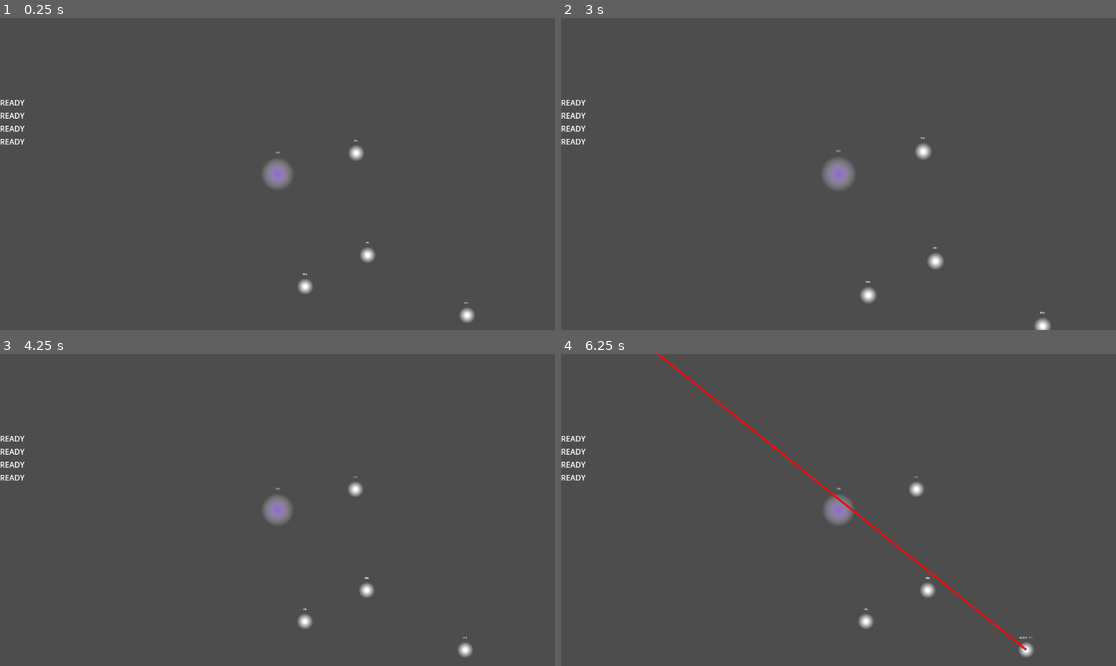
Above: before the commit, frames 1-4 (two rows, left to right).
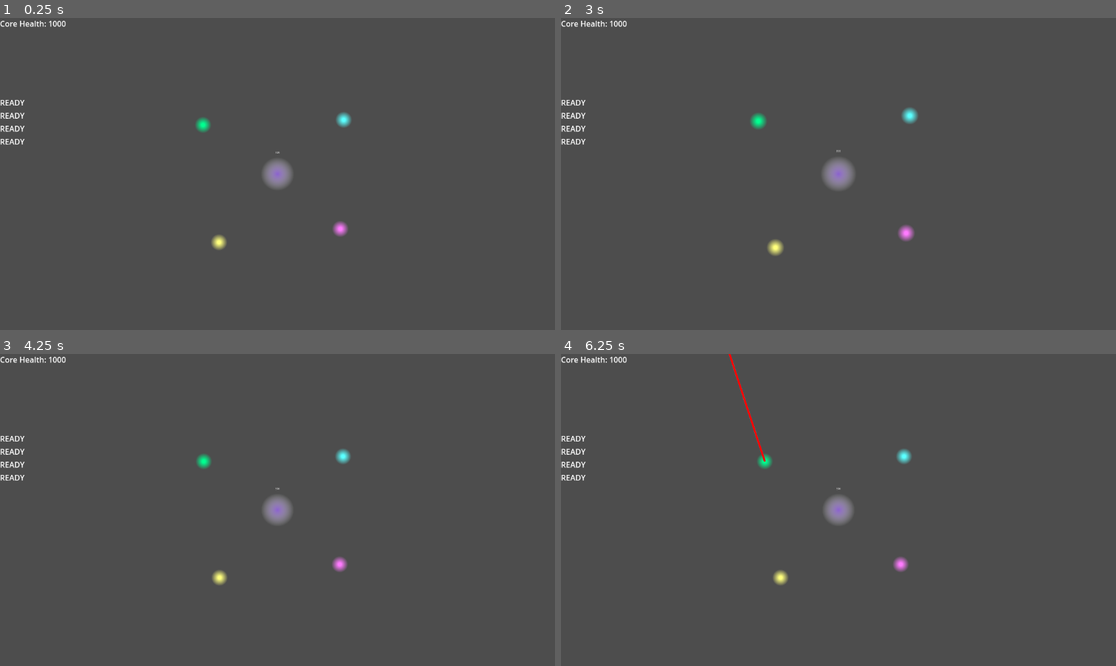
Above: after the commit, the same moments.

Repository: dwlee0802/ProbabilityShooter
Game: Godot game, scene res://Scenes/game.tscn
Two runs of this game, one before a commit and one after it. Both use one fixed random seed, a clock stepped at 60 frames per second and the inputs below.
Inputs (mouse positions are in pixels of both pictures, inside the frame that each line leads up to):
- Up to frame 1 (0.25 s): no input
- Up to frame 2 (3 s): tap Enter at 0.5, 2 s; move the mouse to (960, 158) at 0.52 s; hold D (select_right) 0.53-1.28 s; click (960, 158) at 0.6 s; tap Space (center_camera) at 1.25, 2.75 s; move the mouse to (727, 189) at 1.27 s; hold S (select_down) 1.28-2.03 s; click (727, 189) at 1.35 s; move the mouse to (894, 105) at 2.02 s; hold D (select_right) 2.03-2.78 s; tap Middle mouse button (camera_pan) at 2.1 s; click (894, 105) at 2.3 s; move the mouse to (810, 236) at 2.77 s; hold W (select_up) from 2.78 s (still down); tap Mouse wheel up (camera_zoom_in) at 2.85 s
- Up to frame 3 (4.25 s): click (249, 572) at 3.05 s; tap Enter at 3.5 s; move the mouse to (444, 556) at 3.52 s; release W (select_up) at 3.53 s; hold A (select_left) from 3.53 s (still down); tap Mouse wheel down (camera_zoom_out) at 3.6 s; click (444, 556) at 3.8 s
- Up to frame 4 (6.25 s): tap Space (center_camera) at 4.25, 4.35 s; move the mouse to (672, 463) at 4.27 s; click (672, 463) at 4.55 s; move the mouse to (866, 510) at 5.02 s; release A (select_left) at 5.03 s; hold S (select_down) 5.03-5.78 s; right-click (866, 510) at 5.1 s; click (866, 510) at 5.3 s; move the mouse to (755, 432) at 5.77 s; hold D (select_right) from 5.78 s (still down); tap 4 (select_unit_four) at 5.85 s; click (755, 432) at 6.05 s

The runs differ from the first frame. In frame 1, 0.9% of the frame differs, in the area x 0-86%, y 0-98%; in frame 2, 1.0%; in frame 3, 0.9%; in frame 4, 1.7%.

Commit message:
Placeholder art for enemy units.

Diff:
--- a/Scenes/enemy_unit.gd
+++ b/Scenes/enemy_unit.gd
@@ -13,6 +13,8 @@
 @onready
 var health_label: Label = $HealthLabel
 
+@onready
+var sprite: Sprite2D = $Sprite2D/Sprite2D
 
 func on_spawn(speed: float, health: int) -> void:
 	var core_dir = global_position.direction_to(EnemyUnit.core_position)
@@ -30,6 +32,7 @@
 	if health_points <= 0:
 		get_parent().remove_child(self)
 		queue_free()
+	$Sprite2D/AnimationPlayer.play("hit_animation")
 
 func _physics_process(delta):
 	# adjust velocity to go towards core
@@ -47,3 +50,7 @@
 		apply_central_impulse(abs(current_speed - movement_speed) * -current_direction * delta)
 	else:
 		apply_central_impulse(abs(current_speed - movement_speed) * speed_adjust_modifier * current_direction * delta)
+
+	# flip sprite based on movement
+	# right is false
+	sprite.flip_h = linear_velocity.x <= 0
--- a/Scenes/enemy_unit.tscn
+++ b/Scenes/enemy_unit.tscn
@@ -1,17 +1,44 @@
-[gd_scene load_steps=5 format=3 uid="uid://bml325a55htb3"]
+[gd_scene load_steps=8 format=3 uid="uid://bml325a55htb3"]
 
 [ext_resource type="Script" path="res://Scenes/enemy_unit.gd" id="1_wmq3m"]
+[ext_resource type="Texture2D" uid="uid://bunsnh361sj31" path="res://Scenes/Art/slime_body.png" id="2_boqnw"]
+[ext_resource type="Texture2D" uid="uid://rqsc5uda8y7f" path="res://Scenes/Art/slime_eye.png" id="3_0onek"]
 
-[sub_resource type="Gradient" id="Gradient_tvgo7"]
-offsets = PackedFloat32Array(0.123377, 0.649351)
-colors = PackedColorArray(1, 1, 1, 1, 1, 1, 1, 0)
+[sub_resource type="Animation" id="Animation_mtwn4"]
+resource_name = "hit_animation"
+tracks/0/type = "value"
+tracks/0/imported = false
+tracks/0/enabled = true
+tracks/0/path = NodePath(".:self_modulate")
+tracks/0/interp = 1
+tracks/0/loop_wrap = true
+tracks/0/keys = {
+"times": PackedFloat32Array(0, 1),
+"transitions": PackedFloat32Array(1, 1),
+"update": 1,
+"values": [Color(1, 1, 1, 1), Color(0.658824, 0, 0, 1)]
+}
 
-[sub_resource type="GradientTexture2D" id="GradientTexture2D_2b5le"]
-gradient = SubResource("Gradient_tvgo7")
-width = 128
-height = 128
-fill = 1
-fill_from = Vector2(0.5, 0.5)
+[sub_resource type="Animation" id="Animation_eonp3"]
+length = 0.001
+tracks/0/type = "value"
+tracks/0/imported = false
+tracks/0/enabled = true
+tracks/0/path = NodePath(".:self_modulate")
+tracks/0/interp = 1
+tracks/0/loop_wrap = true
+tracks/0/keys = {
+"times": PackedFloat32Array(0),
+"transitions": PackedFloat32Array(1),
+"update": 0,
+"values": [Color(0.658824, 0, 0, 1)]
+}
+
+[sub_resource type="AnimationLibrary" id="AnimationLibrary_m6kw4"]
+_data = {
+"RESET": SubResource("Animation_eonp3"),
+"hit_animation": SubResource("Animation_mtwn4")
+}
 
 [sub_resource type="CircleShape2D" id="CircleShape2D_kbun0"]
 radius = 64.0
@@ -23,17 +50,29 @@
 
 [node name="Sprite2D" type="Sprite2D" parent="."]
 self_modulate = Color(0.658824, 0, 0, 1)
-texture = SubResource("GradientTexture2D_2b5le")
+position = Vector2(0.999998, -1.5)
+scale = Vector2(2.44, 2.42)
+texture = ExtResource("2_boqnw")
+
+[node name="Sprite2D" type="Sprite2D" parent="Sprite2D"]
+texture = ExtResource("3_0onek")
+
+[node name="AnimationPlayer" type="AnimationPlayer" parent="Sprite2D"]
+libraries = {
+"": SubResource("AnimationLibrary_m6kw4")
+}
+speed_scale = 4.0
 
 [node name="CollisionShape2D" type="CollisionShape2D" parent="."]
 shape = SubResource("CircleShape2D_kbun0")
 debug_color = Color(0, 0.6, 0.701961, 0.0784314)
 
 [node name="HealthLabel" type="Label" parent="."]
-offset_left = -43.0
-offset_top = -95.0
-offset_right = 41.0
-offset_bottom = -72.0
+offset_left = -61.0
+offset_top = -124.0
+offset_right = 60.0
+offset_bottom = -55.0
+theme_override_font_sizes/font_size = 40
 text = "100"
 horizontal_alignment = 1
 vertical_alignment = 1
--- a/Scenes/game.gd
+++ b/Scenes/game.gd
@@ -6,14 +6,16 @@
 var enemy_scene = preload("res://Scenes/enemy_unit.tscn")
 
 @onready var core: Core = $Core
+@export var core_health: int = 1000
 
 @export
 var units = []
 
 @export_category("Wave Setting")
+var time_since_start: float = 0
 ## time in seconds between enemy unit spawns
 @export
-var spawn_cooldown: float = 1.0
+var spawn_cooldown: float = 2.0
 @onready
 var spawn_timer: Timer = $SpawnTimer
 ## distance from core where enemy units spawn at
@@ -38,14 +40,21 @@
 
 	EnemyUnit.core_position = core.global_position
 	core.core_killed.connect(game_over)
+	core.health_points = core_health
 	spawn_timer.timeout.connect(spawn_enemy_unit)
-	spawn_timer.start(spawn_cooldown)
+	spawn_timer.start(spawn_cooldown - time_since_start / 10)
+
+	user_interface.restart_button.pressed.connect(start)
+
 
 func _process(_delta):
 	var reload_times = []
 	for unit: PlayerUnit in units:
 		reload_times.append(unit.action_one_reload_timer.time_left)
 	user_interface.update_reload_labels(reload_times)
+	user_interface.core_health_label.text = "Core Health: " + str(core.health_points)
+
+	time_since_start += _delta
 
 func spawn_enemy_unit() -> void:
 	var newEnemy: EnemyUnit = enemy_scene.instantiate()
@@ -65,3 +74,11 @@
 	enemies.queue_free()
 	enemies = Node2D.new()
 	add_child(enemies)
+	user_interface.game_over_ui.visible = true
+
+func start() -> void:
+	print("***START GAME***")
+	spawn_timer.start(spawn_cooldown)
+	core.health_points = core_health
+	user_interface.game_over_ui.visible = false
+	time_since_start = 0
--- a/Scenes/game.tscn
+++ b/Scenes/game.tscn
@@ -29,16 +29,20 @@
 [node name="PlayerUnits" type="Node2D" parent="."]
 
 [node name="PlayerUnit" parent="PlayerUnits" instance=ExtResource("2_jg501")]
-position = Vector2(545, -145)
+position = Vector2(458, -375)
+temp_color = Color(0.356863, 1, 1, 1)
 
 [node name="PlayerUnit2" parent="PlayerUnits" instance=ExtResource("2_jg501")]
-position = Vector2(624, 561)
+position = Vector2(435, 380)
+temp_color = Color(1, 0.482353, 1, 1)
 
 [node name="PlayerUnit3" parent="PlayerUnits" instance=ExtResource("2_jg501")]
-position = Vector2(192, 779)
+position = Vector2(-405, 473)
+temp_color = Color(1, 1, 0.490196, 1)
 
 [node name="PlayerUnit4" parent="PlayerUnits" instance=ExtResource("2_jg501")]
-position = Vector2(1312, 978)
+position = Vector2(-515, -340)
+temp_color = Color(0, 1, 0.564706, 1)
 
 [node name="Enemies" type="Node2D" parent="."]
 
--- a/Scenes/player_unit.gd
+++ b/Scenes/player_unit.gd
@@ -11,6 +11,8 @@
 @export_category("Unit Stats")
 @export
 var movement_speed: float = 100
+@export
+var temp_color: Color = Color.WHITE
 
 @export_category("Action Availability")
 @export
@@ -43,6 +45,7 @@
 	aim_line.default_color = default_color
 	attack_line.default_color = attack_color
 	state_machine.init(self)
+	$Sprite2D.self_modulate = temp_color
 
 func _unhandled_input(event: InputEvent) -> void:
 	if !InputManager.IsSelected(self):
--- a/Scenes/player_unit.tscn
+++ b/Scenes/player_unit.tscn
@@ -71,6 +71,7 @@
 debug_color = Color(0, 0.6, 0.701961, 0.0784314)
 
 [node name="StateLabel" type="Label" parent="."]
+visible = false
 offset_left = -61.0
 offset_top = -98.0
 offset_right = 58.0
--- a/Scenes/user_interface.gd
+++ b/Scenes/user_interface.gd
@@ -3,9 +3,17 @@
 
 var reload_labels = []
 
+@onready
+var restart_button: Button = $VBoxContainer/RestartButton
+@onready
+var game_over_ui = $VBoxContainer
+@onready
+var core_health_label: Label = $CoreHealthLabel
+
 
 func _ready():
 	reload_labels = $ReloadState.get_children()
+	game_over_ui.visible = false
 
 ## reload the reload labels texts
 func update_reload_labels(times) -> void:
--- a/Scenes/user_interface.tscn
+++ b/Scenes/user_interface.tscn
@@ -9,6 +9,11 @@
 offset_right = 40.0
 offset_bottom = 23.0
 text = " "
+
+[node name="CoreHealthLabel" type="Label" parent="."]
+offset_right = 40.0
+offset_bottom = 23.0
+text = " Core Health: 0"
 
 [node name="ReloadState" type="VBoxContainer" parent="."]
 offset_right = 656.0
@@ -30,3 +35,27 @@
 [node name="ReloadLabel4" type="Label" parent="ReloadState"]
 layout_mode = 2
 text = "asdf"
+
+[node name="VBoxContainer" type="VBoxContainer" parent="."]
+anchors_preset = 8
+anchor_left = 0.5
+anchor_top = 0.5
+anchor_right = 0.5
+anchor_bottom = 0.5
+offset_left = -46.0
+offset_top = -29.0
+offset_right = 46.0
+offset_bottom = 29.0
+grow_horizontal = 2
+grow_vertical = 2
+alignment = 1
+
+[node name="Label" type="Label" parent="VBoxContainer"]
+self_modulate = Color(1, 0, 0, 1)
+layout_mode = 2
+text = "GAME OVER"
+horizontal_alignment = 1
+
+[node name="RestartButton" type="Button" parent="VBoxContainer"]
+layout_mode = 2
+text = "RESTART"
Binary file added: Scenes/Art/slime_body.png
Not shown, added: Scenes/Art/slime_body.png.import
Binary file added: Scenes/Art/slime_eye.png
Not shown, added: Scenes/Art/slime_eye.png.import
